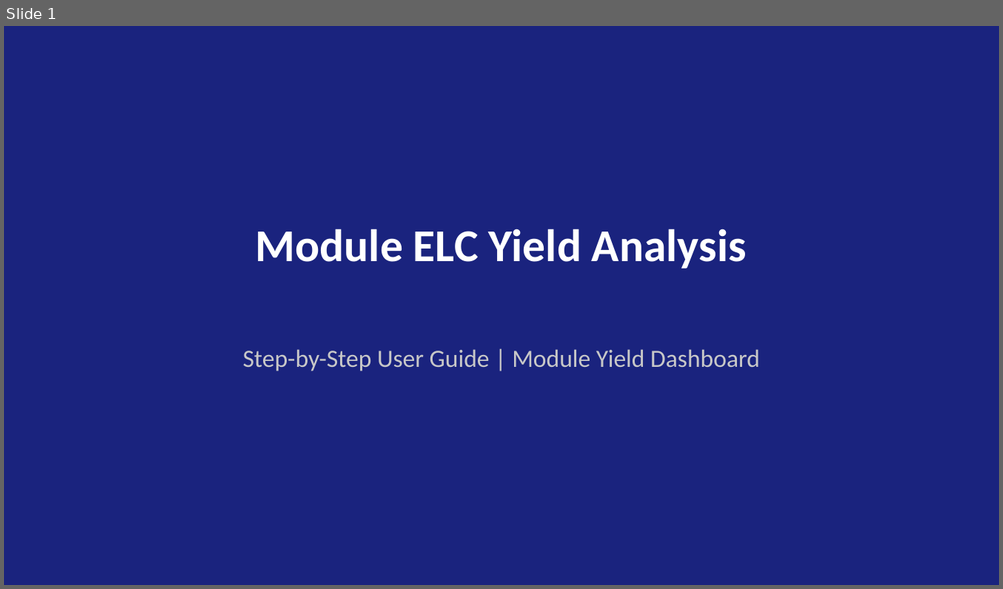
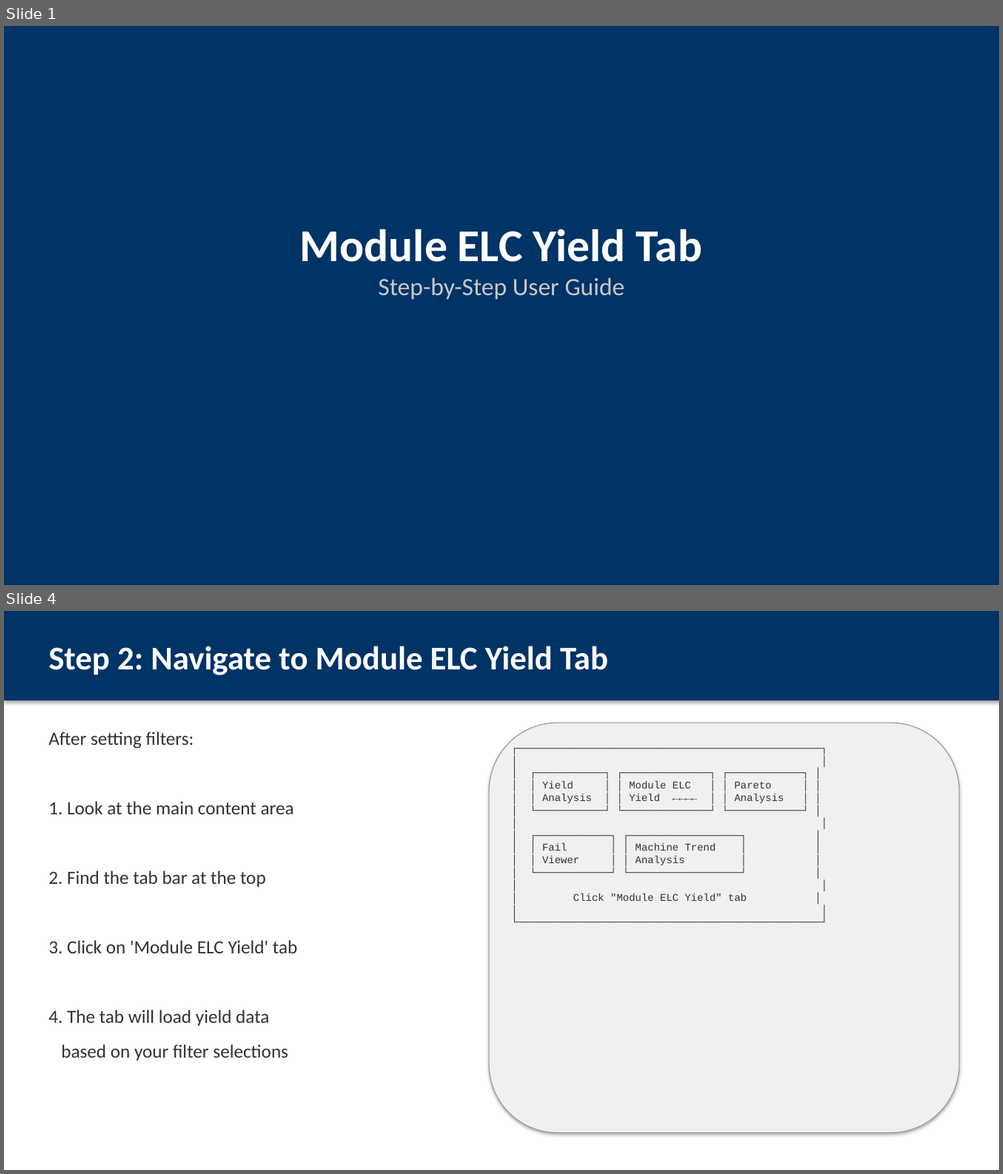
Before and after one commit to ASEGARAN/MODULE_YIELD_DASHBOARD, a slide deck: Module_ELC_Yield_User_Guide.pptx. Shown one above the other, each under a label of ours: slide 1 before the commit, slides 1 and 4 after it; the slides between them are not shown. The pictures are 1003x589 and 1003x1174 pixels, drawn with LibreOffice and Linux fonts; fonts in the diff are those of the drawing. Boxes give left, top, right and bottom in pixels: in the first picture for what was removed or moved away, otherwise in the second. Text is boxed around its words. In the diff, an @@ line names an element or a change of style, - is before the commit and + after.

Commit message:
Enhance Module ELC Yield user guide with ASCII mockups
- 12 slides with embedded visual mockups
- Step-by-step workflow from sidebar to targets
- Warning message explanation
- Available config reference
- Quick reference card
- No external screenshot dependencies

```diff
--- a/Module_ELC_Yield_User_Guide.pptx
+++ b/Module_ELC_Yield_User_Guide.pptx
@@ slide 4 added at (4,611,999,1170), background #FFFFFF @@
@@ rectangle added at (4,611,999,701), fill #003366 @@
@@ text added at (48,646,608,675), 32 pt, text #FFFFFF, bold @@
+Step 2: Navigate to Module ELC Yield Tab
@@ text added at (48,732,297,1061), 18 pt, text #323232 @@
+After setting filters:
+1. Look at the main content area
+2. Find the tab bar at the top
+3. Click on 'Module ELC Yield' tab
+4. The tab will load yield data
+based on your filter selections
@@ rounded rectangle added at (489,723,959,1133), fill #F0F0F0, outline #969696 0.75 pt @@
@@ text added at (542,781,784,901), 10 pt, text #323232 @@
+┌─────────────────────────────────────────────────┐
+│ │
+│ ┌───────────┐ ┌──────────────┐ ┌────────────┐ │
+│ │ Yield │ │ Module ELC │ │ Pareto │ │
+│ │ Analysis │ │ Yield ←←←← │ │ Analysis │ │
+│ └───────────┘ └──────────────┘ └────────────┘ │
+│ │
+│ ┌────────────┐ ┌──────────────────┐ │
+│ │ Fail │ │ Machine Trend │ │
+│ │ Viewer │ │ Analysis │ │
+│ └────────────┘ └──────────────────┘ │
+│ │
+│ Click "Module ELC Yield" tab │
+│ │
+└─────────────────────────────────────────────────┘
@@ slide 1 changed as well @@
@@ rectangle at (4,26,999,585): fill #1A237E to #003366 @@
@@ text at (300,229,702,300): text changed; size 44 to 24 pt; text colour #FFFFFF to #C8C8C8; bold off @@
-Module ELC Yield Analysis
+Module ELC Yield Tab
+Step-by-Step User Guide
@@ text removed at (243,349,760,372) @@
-Step-by-Step User Guide | Module Yield Dashboard
```
Also in this commit, not shown: 10 other slides added, 9 slides removed.
